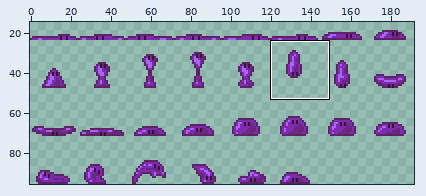
File history of a sprite sheet, assets/02_Actors/01_Enemies/01_MiniSlime/minislime-Sheet-flipped.png. The first picture is a wide view before the edit; the outline marks the close-up.
Close-up. First the earlier version:
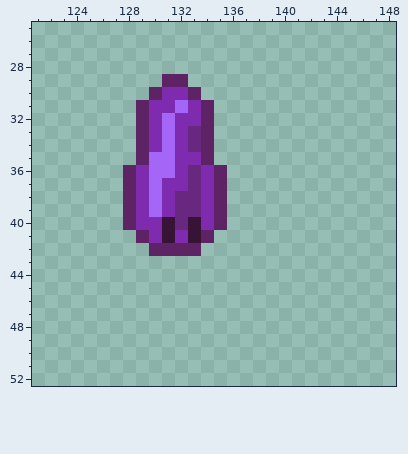
The file is 192x96 pixels. Shown: x 121..148, y 25..52. The wide view leaves out empty margins.
Now the later version:
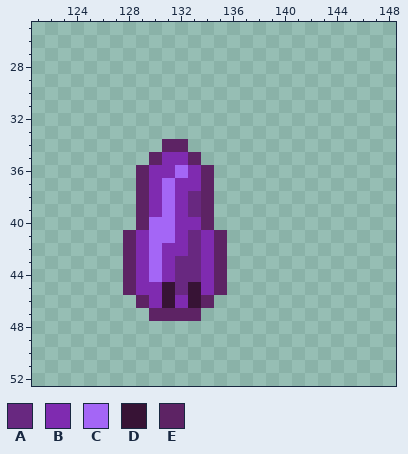
Palette (. is transparent): A #682880  B #7f2bb0  C #a466f6  D #371335  E #5d2364
Diff:
y 29: x 131..132 EE -> ..
y 30: x 130..133 EBBE -> ....
y 31: x 129..134 EBBCBE -> ......
y 32: x 129..134 EBCBBE -> ......
y 33: x 129..134 EBCBAE -> ......
y 34: x 129..134 EBCBAE -> ..EE..
y 35: x 129..131 ECC -> .EB; x 133..134 BE -> E.
y 36: x 128..135 EBCCBABE -> .EBBCBE.
y 37: x 128..131 EBCB -> .EBC; x 133..135 ABE -> BE.
y 38..39: x 128..132 EBCBA -> .EBCB; x 134..135 BE -> E.
y 40: x 128..135 EBBDADBE -> .ECCBBE.
y 41: x 128..131 .EBD -> EBCC; x 133..135 DE. -> ABE
y 42: x 128..135 ..EEEE.. -> EBCBBABE
y 43..44: x 128..135 ........ -> EBCBAABE
y 45: x 128..135 ........ -> EBBDADBE
y 46: x 129..134 ...... -> EBDBDE
y 47: x 130..133 .... -> EEEE
Pixel boxes of the changes (left, top, right, bottom) in both close-ups:
changed: (123, 74, 227, 321)
